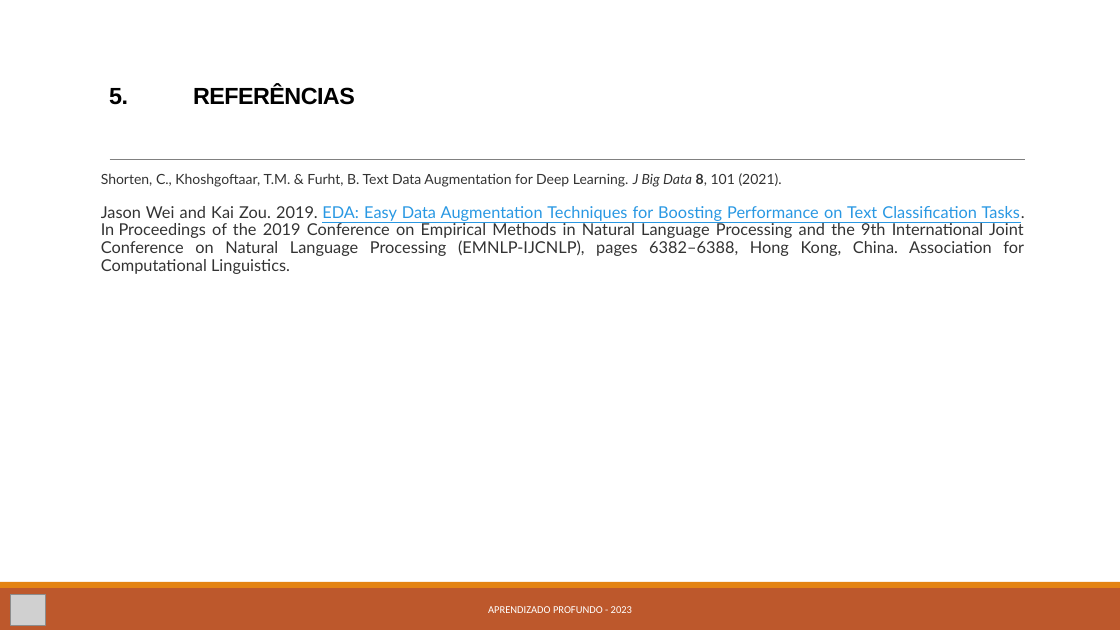
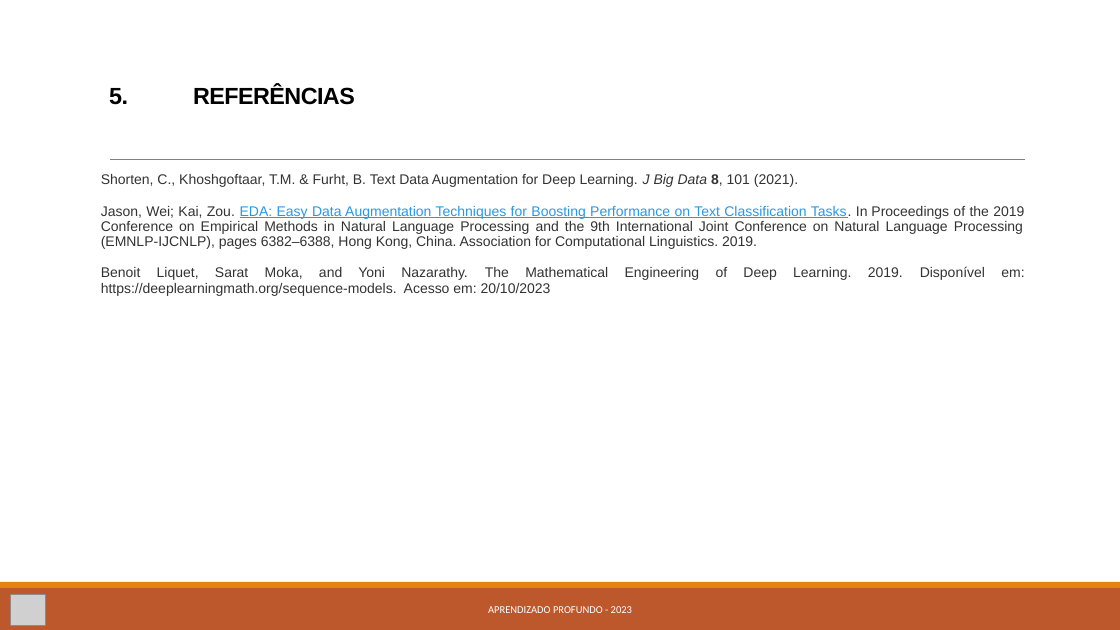
Before and after one commit to kevinsrq/data_augmentation, a slide deck: slide 17 of Apresentação.pptx. Drawn at 1120x630 pixels with LibreOffice and Linux fonts; fonts in the diff are those of the drawing; grey boxes stand for pictures. Boxes give left, top, right and bottom in pixels: in the first picture for what was removed or moved away, otherwise in the second. Text is boxed around its words. In the diff, an @@ line names an element or a change of style, - is before the commit and + after.

```diff
--- a/Apresentação.pptx
+++ b/Apresentação.pptx
@@ text at box(101, 174, 798, 187): font Lato to Arial in "Shorten, C., Khoshgoftaar, T.M. & Furht, B. ..." @@
@@ text at box(101, 206, 1024, 296): text changed; size 14 to 12 pt; font Lato to Arial @@
-Jason Wei and Kai Zou. 2019. EDA: Easy Data Augmentation Techniques for Boosting Performance on Text Classification Tasks. In Proceedings of the 2019 Conference on Empirical Methods in Natural Language Processing and the 9th International Joint Conference on Natural Language Processing (EMNLP-IJCNLP), pages 6382–6388, Hong Kong, China. Association for Computational Linguistics.
+Jason, Wei; Kai, Zou. EDA: Easy Data Augmentation Techniques for Boosting Performance on Text Classification Tasks. In Proceedings of the 2019 Conference on Empirical Methods in Natural Language Processing and the 9th International Joint Conference on Natural Language Processing (EMNLP-IJCNLP), pages 6382–6388, Hong Kong, China. Association for Computational Linguistics. 2019.
+Benoit Liquet, Sarat Moka, and Yoni Nazarathy. The Mathematical Engineering of Deep Learning. 2019. Disponível em: https://deeplearningmath.org/sequence-models. Acesso em: 20/10/2023
```
Also in this commit, not shown: 8 other slides changed.
